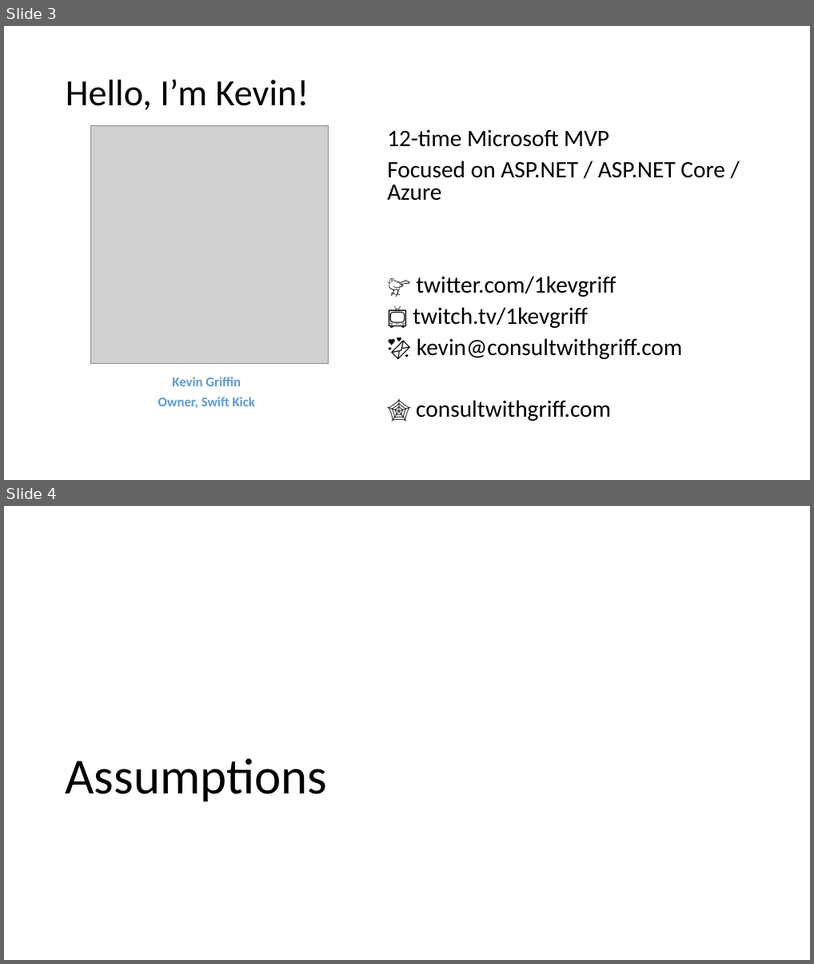
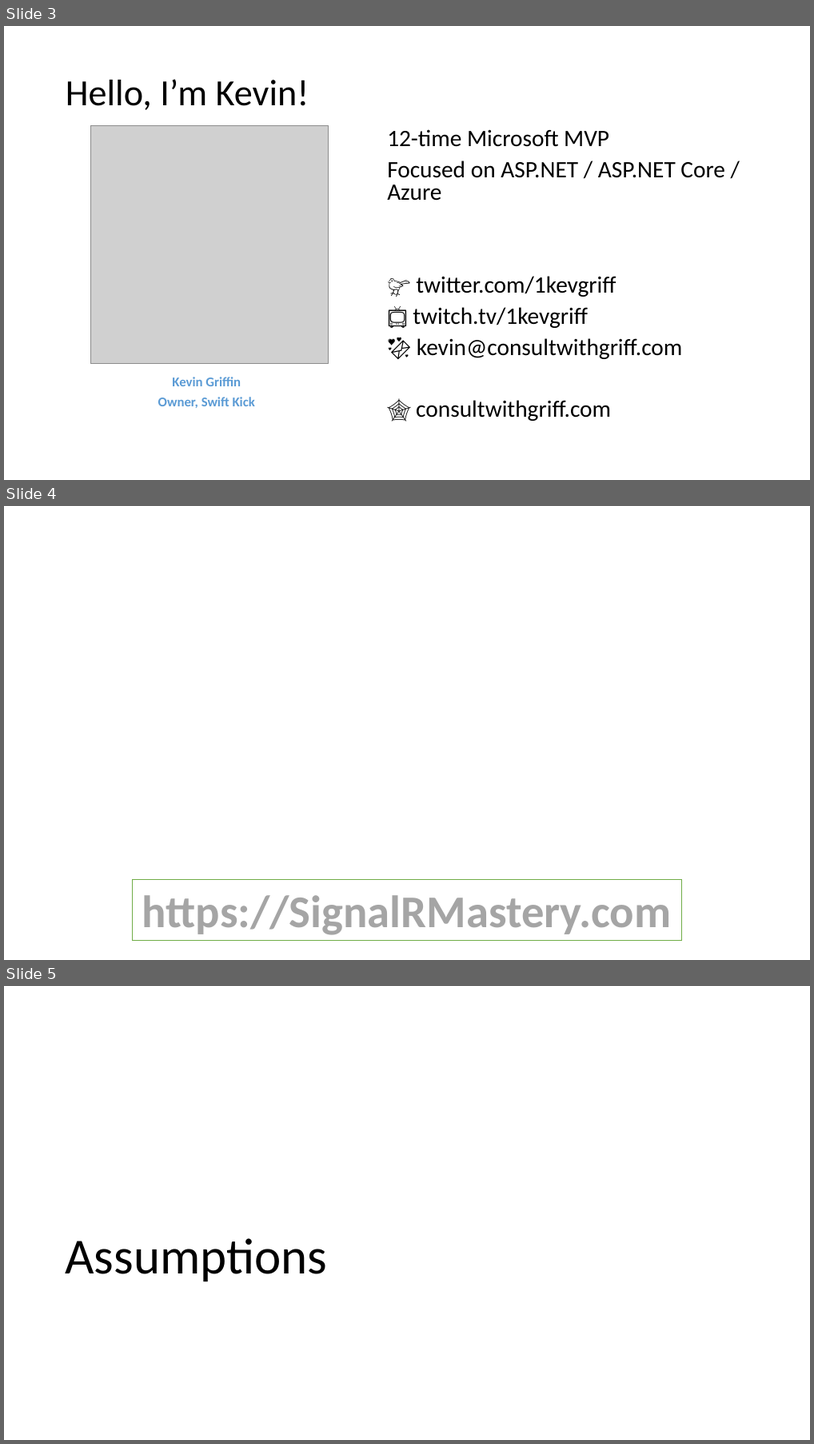
Before and after one commit to 1kevgriff/Workshop-SPA-with-ASPNETCORE-VueJS, a slide deck: Slides/1_Welcome.pptx. Shown one above the other, each under a label of ours: slides 3 and 4 before the commit, slides 3, 4 and 5 after it. The pictures are 814x964 and 814x1444 pixels, drawn with LibreOffice and Linux fonts; fonts in the diff are those of the drawing; grey boxes stand for pictures; background and template pictures are left out. Boxes give left, top, right and bottom in pixels: in the first picture for what was removed or moved away, otherwise in the second. Text is boxed around its words. In the diff, an @@ line names an element or a change of style, - is before the commit and + after.

```diff
--- a/Slides/1_Welcome.pptx
+++ b/Slides/1_Welcome.pptx
@@ slide 4 added at (4, 506, 810, 960), background picture (left out) @@
@@ rectangle added at (132, 880, 682, 940), fill #FFFFFF, outline #70AD47 1 pt, 54 pt, text #A5A5A5, bold @@
+https://SignalRMastery.com
@@ what was slide 4 is now slide 5 @@
```
Also in this commit, not shown: 1 slide changed, 5 other slides added, 2 slides removed, 12 other files.
